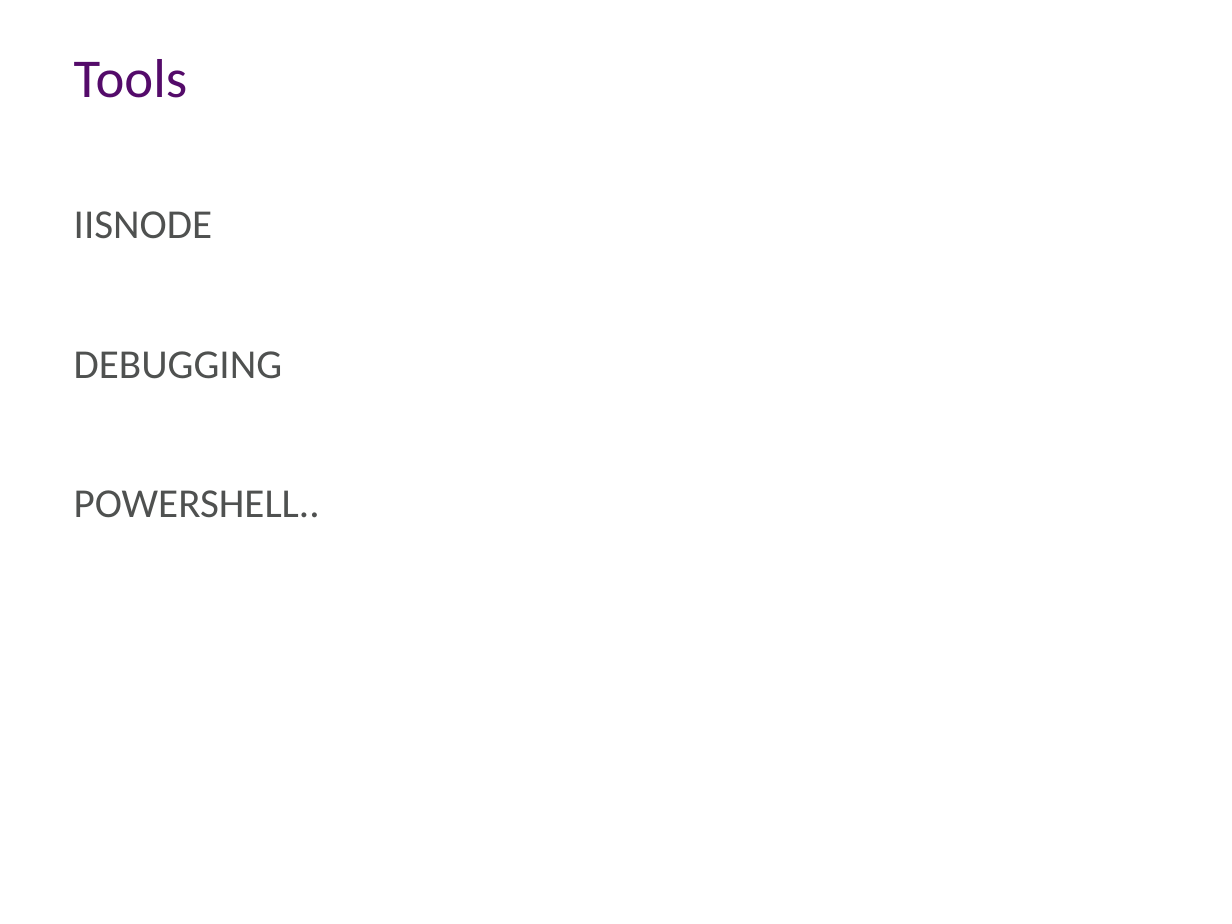
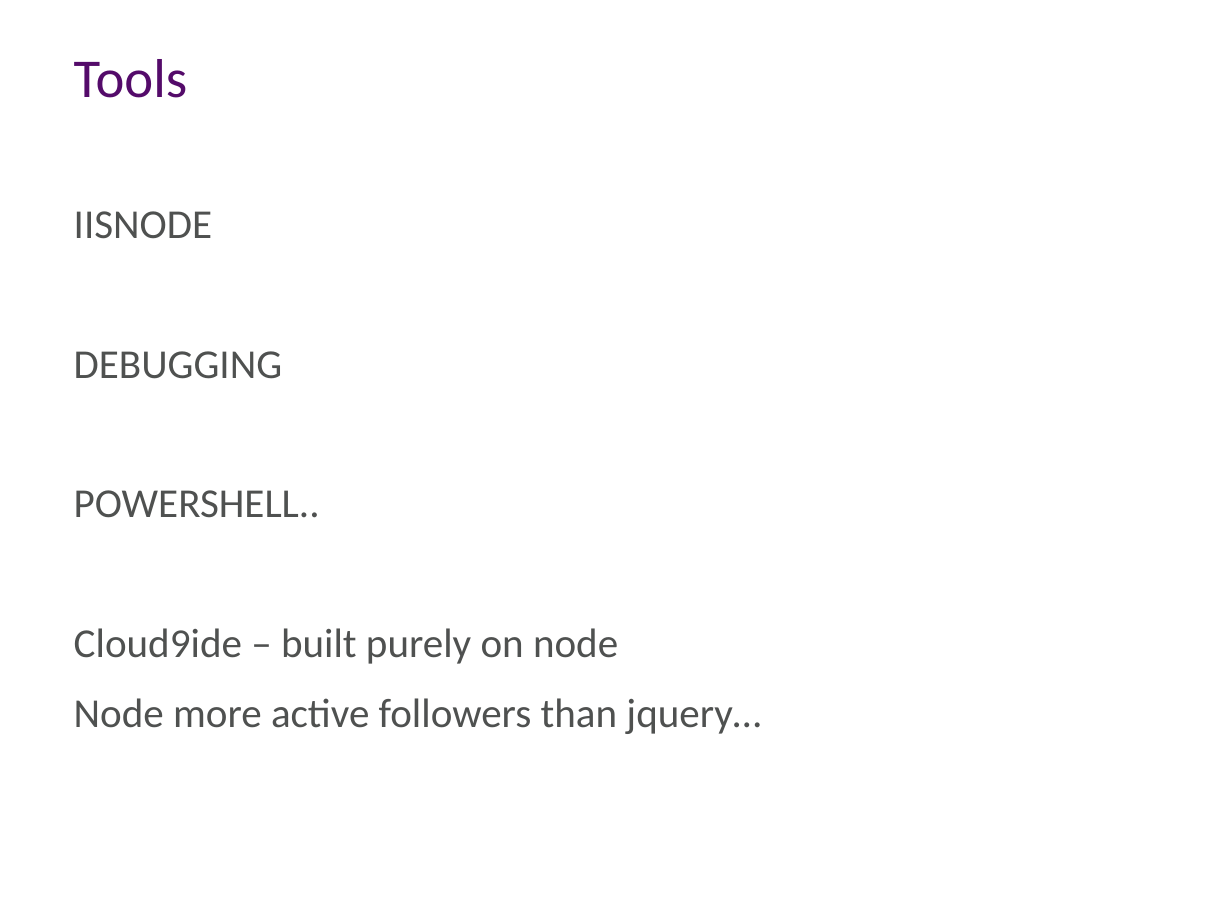
Before and after one commit to aidancasey/AzureNodeChatClient, a slide deck: slide 18 of presentation/Sydney Azure User Group - Node.js .pptx. Drawn at 1232x924 pixels with LibreOffice and Linux fonts; fonts in the diff are those of the drawing; background and template pictures are left out. Boxes give left, top, right and bottom in pixels: in the first picture for what was removed or moved away, otherwise in the second. Text is boxed around its words. In the diff, an @@ line names an element or a change of style, - is before the commit and + after.

```diff
--- a/presentation/Sydney Azure User Group - Node.js .pptx
+++ b/presentation/Sydney Azure User Group - Node.js .pptx
@@ text at <box>74,628,761,734</box>: paragraphs added @@
+Cloud9ide – built purely on node
+Node more active followers than jquery…
```
Also in this commit, not shown: 1 other slide changed.
